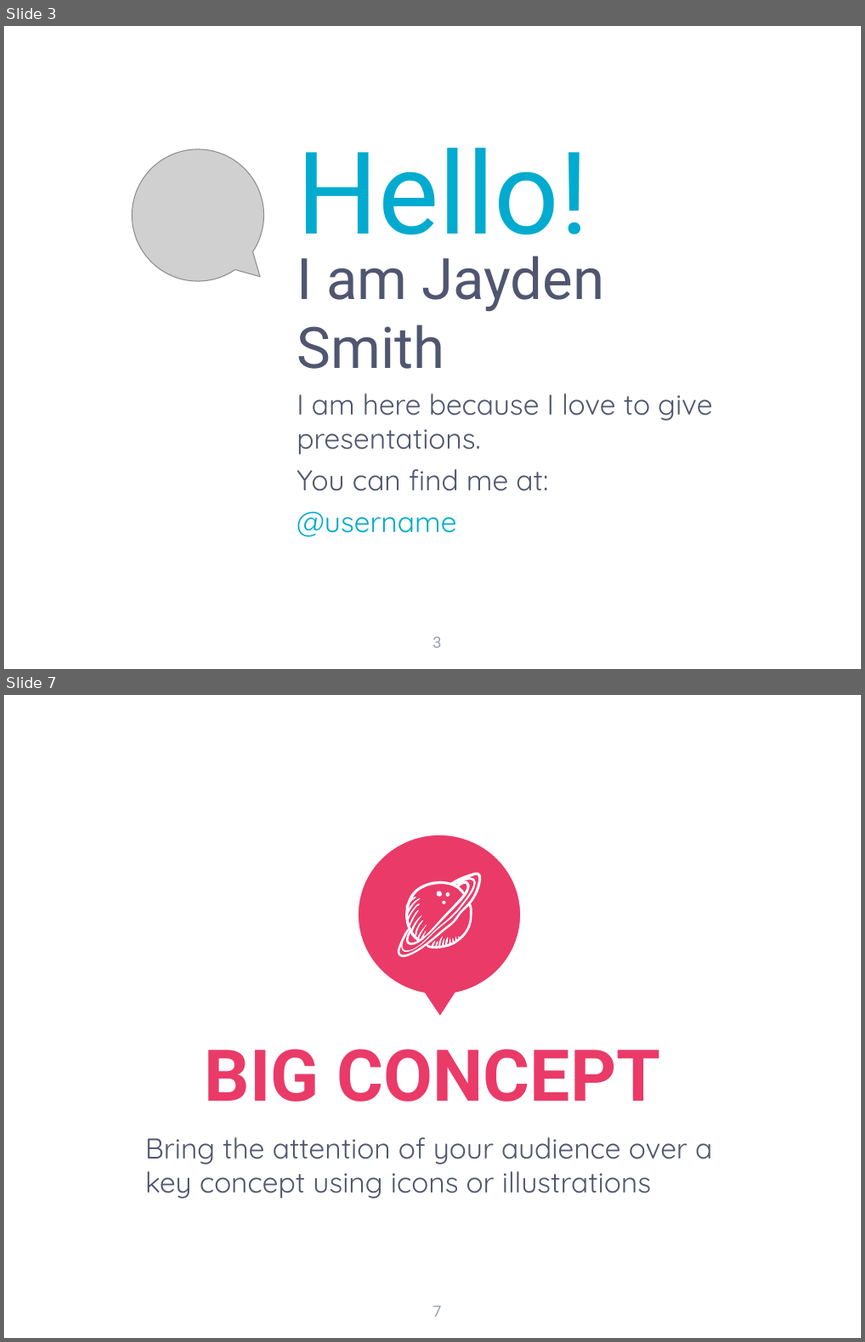
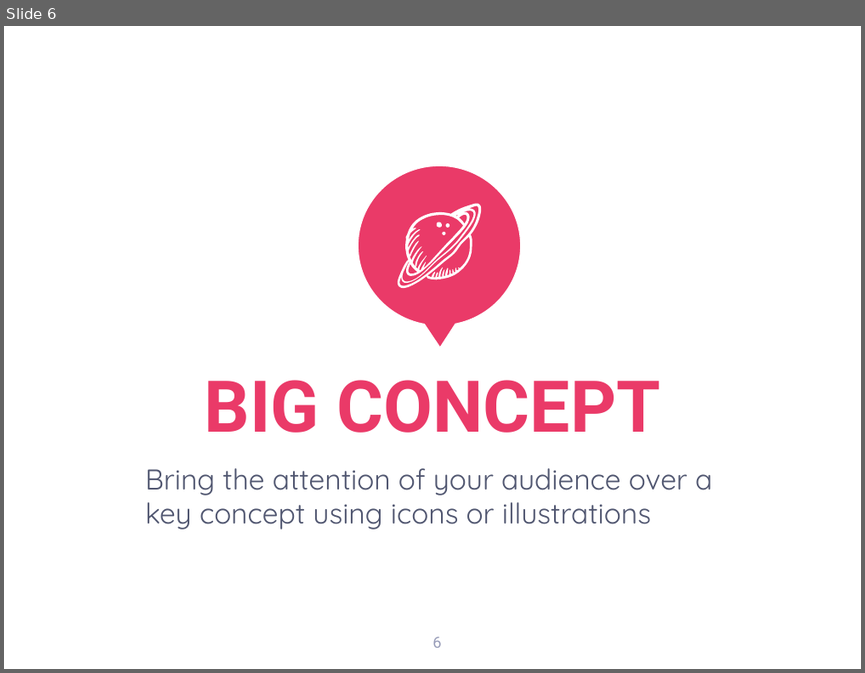
Before and after one commit to codevibess/MOW-SN, a slide deck: Trinculo · SlidesCarnival.pptx. Shown one above the other, each under a label of ours: slides 3 and 7 before the commit, slide 6 after it; the slides between them are not shown. The pictures are 865x1342 and 865x673 pixels, drawn with LibreOffice and Linux fonts; fonts in the diff are those of the drawing; grey boxes stand for pictures; background and template pictures are left out. Boxes give left, top, right and bottom in pixels: in the first picture for what was removed or moved away, otherwise in the second. Text is boxed around its words. In the diff, an @@ line names an element or a change of style, - is before the commit and + after.

```diff
--- a/Trinculo · SlidesCarnival.pptx
+++ b/Trinculo · SlidesCarnival.pptx
@@ slide 3 removed at box(4, 26, 861, 669), background picture (left out) @@
@@ picture removed at box(132, 149, 263, 281) @@
@@ title removed at box(296, 148, 589, 261) @@
-Hello!
@@ subtitle removed at box(296, 256, 604, 369) @@
-I am Jayden Smith
@@ text removed at box(296, 393, 712, 537) @@
-I am here because I love to give presentations.
-You can find me at:
-@username
@@ page number removed at box(432, 636, 441, 647) @@
-3
@@ what was slide 7 is now slide 6 @@
@@ page number at box(432, 636, 441, 647): text changed @@
-7
+6
```
Also in this commit, not shown: 4 slides changed, 4 slides added, 15 other slides removed.
